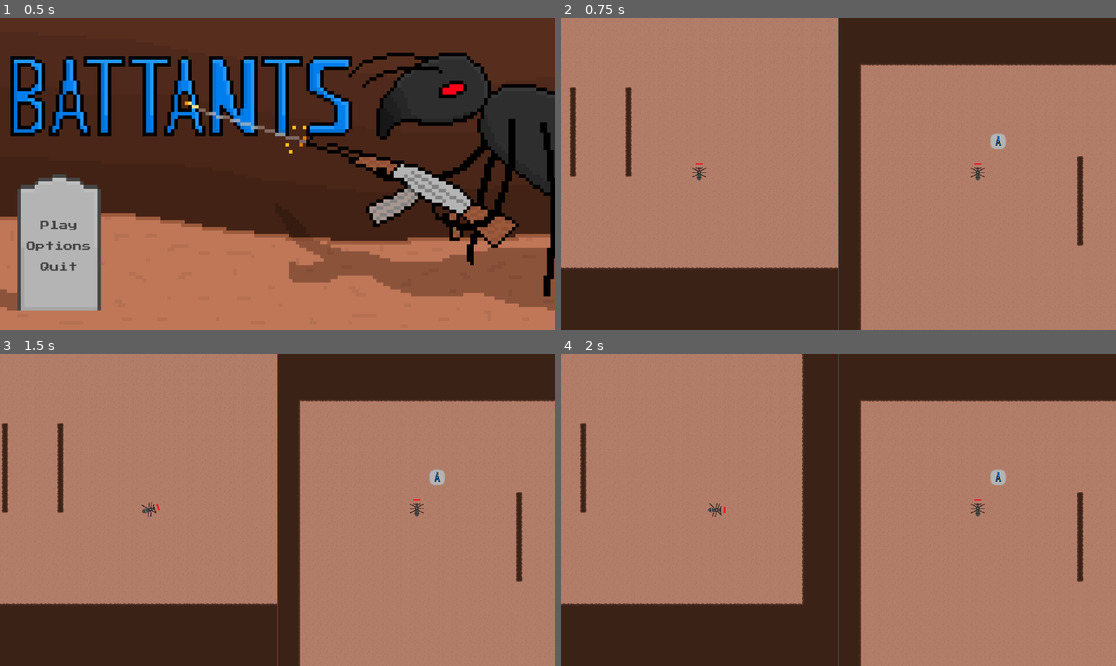
Above: before the commit, frames 1-4 (two rows, left to right).
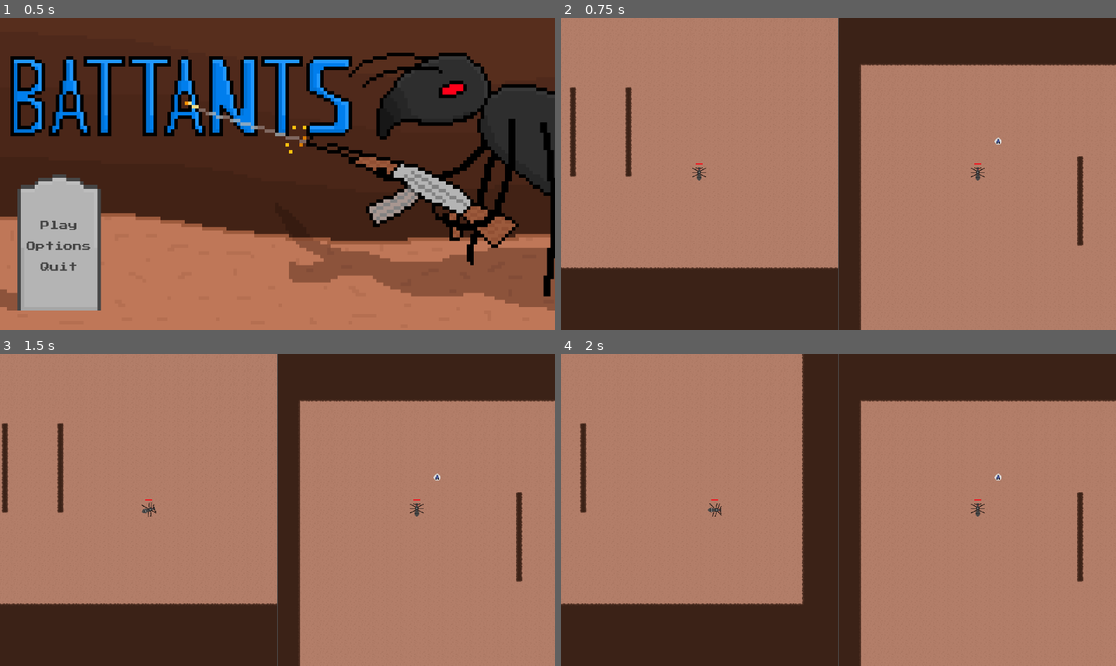
Above: after the commit, the same moments.

Repository: Poppi75/Battants
Game: Godot game, scene res://scenes/ui/main_menu.tscn
The game is run twice, just before and just after one commit, with the same random seed, the same clock (stepped at 60 frames per second) and the same inputs.
Inputs (mouse positions are in pixels of both pictures, inside the frame that each line leads up to):
- Up to frame 1 (0.5 s): no input
- Up to frame 2 (0.75 s): click "Play" at 0.5 s
- Up to frame 3 (1.5 s): tap Enter at 1.25 s; move the mouse to (399, 494) at 1.27 s; press the mouse at (399, 494) at 1.28 s; hold D (p1_right) from 1.28 s (still down)
- Up to frame 4 (2 s): keep holding D (p1_right)

Frame 1 is identical in both runs. In frame 2, 0.1% of the frame differs, in the area x 77-81%, y 36-43%; in frame 3, 0.1%; in frame 4, 0.1%, in the area x 27-81%, y 36-52%.

Commit message:
partly working testikapula and it's bullet

Diff:
--- a/scenes/items/random_pickup_coin.tscn
+++ b/scenes/items/random_pickup_coin.tscn
@@ -1,10 +1,10 @@
 [gd_scene load_steps=4 format=3 uid="uid://cbxe716fia0hc"]
 
 [ext_resource type="Script" uid="uid://bvgmcyeue8yys" path="res://scripts/items/random_pickup_coin.gd" id="1_udbg2"]
-[ext_resource type="Texture2D" uid="uid://da4yswmieo1lq" path="res://assets/item_art/random_pickup_coin.png" id="1_w0hs6"]
+[ext_resource type="Texture2D" uid="uid://d25j3m1jvke27" path="res://assets/item_art/pickup_coin.png" id="2_udbg2"]
 
 [sub_resource type="CircleShape2D" id="CircleShape2D_udbg2"]
-radius = 21.0
+radius = 8.0
 
 [node name="Area2D" type="Area2D"]
 z_index = 21
@@ -13,7 +13,7 @@
 script = ExtResource("1_udbg2")
 
 [node name="Sprite2D2" type="Sprite2D" parent="."]
-texture = ExtResource("1_w0hs6")
+texture = ExtResource("2_udbg2")
 
 [node name="CollisionShape2D" type="CollisionShape2D" parent="."]
 shape = SubResource("CircleShape2D_udbg2")
--- a/scenes/weapons/testi_kapula.tscn
+++ b/scenes/weapons/testi_kapula.tscn
@@ -1,6 +1,12 @@
-[gd_scene load_steps=2 format=3 uid="uid://dty5q2paghe2d"]
+[gd_scene load_steps=4 format=3 uid="uid://dty5q2paghe2d"]
 
-[ext_resource type="Texture2D" uid="uid://ffqfaus8m318" path="res://assets/weapons/testokapula.png" id="1_ndoca"]
+[ext_resource type="Texture2D" uid="uid://bupi4lic484ui" path="res://assets/weapons/testikapula.png" id="1_5pr8m"]
+[ext_resource type="Script" uid="uid://cb82medicrauj" path="res://scripts/weapons/testi_kapula.gd" id="2_y6uwb"]
+[ext_resource type="PackedScene" uid="uid://bfnfq3yhmdykk" path="res://scenes/weapons/testi_kapula_bullet.tscn" id="3_5pr8m"]
 
 [node name="TestiKapula" type="Sprite2D"]
-texture = ExtResource("1_ndoca")
+texture = ExtResource("1_5pr8m")
+script = ExtResource("2_y6uwb")
+bullet_scene = ExtResource("3_5pr8m")
+
+[node name="ShootPoint" type="Node2D" parent="."]
--- /dev/null
+++ b/scenes/weapons/testi_kapula_bullet.tscn
@@ -0,0 +1,23 @@
+[gd_scene load_steps=4 format=3 uid="uid://bfnfq3yhmdykk"]
+
+[ext_resource type="Texture2D" uid="uid://br7vdclb25633" path="res://assets/weapons/testiakapula_bullet.png" id="1_5gd2i"]
+[ext_resource type="Script" uid="uid://b765prips40x1" path="res://scripts/weapons/testi_kapula_bullet.gd" id="1_7l757"]
+
+[sub_resource type="CircleShape2D" id="CircleShape2D_7l757"]
+radius = 3.4135733
+
+[node name="Area2D" type="Area2D"]
+script = ExtResource("1_7l757")
+
+[node name="Sprite2D" type="Sprite2D" parent="."]
+texture = ExtResource("1_5gd2i")
+
+[node name="CollisionShape2D" type="CollisionShape2D" parent="."]
+scale = Vector2(1.7137619, -0.83697915)
+shape = SubResource("CircleShape2D_7l757")
+
+[node name="LifeTime" type="Timer" parent="."]
+wait_time = 3.0
+autostart = true
+
+[connection signal="timeout" from="LifeTime" to="." method="_on_life_time_timeout"]
--- a/scripts/items/random_pickup_coin.gd
+++ b/scripts/items/random_pickup_coin.gd
@@ -1,8 +1,4 @@
 extends Area2D
-
-
-
-
 
 func _on_body_entered(body: Node2D) -> void:
 	if body.is_in_group("players"):
--- a/scripts/player.gd
+++ b/scripts/player.gd
@@ -15,15 +15,17 @@
 
 @export var speed: float = 200.0
 @export var turn_speed: float = 8.0
+@export var orientation_offset: float = 0.0  # If your sprite faces a different default direction
 
 @export var controls: Resource
 
 @onready var anim: AnimatedSprite2D = $AnimatedSprite2D
+@onready var col_shape: CollisionShape2D = $CollisionShape2D
 
+var _facing_angle: float = 0.0  # Track the visual/collision facing separately from the body
 
 func _ready() -> void:
 	randomize()
-
 
 func pickup() -> void:
 	var item_type: String = _pick_random_item_type()
@@ -39,7 +41,6 @@
 			_equip_item(ability_items, ability_socket)
 		"utility":
 			_equip_item(utility_items, utility_socket)
-
 
 # -------------------------------------------------
 # Internal helpers
@@ -62,7 +63,6 @@
 
 	return available.pick_random()
 
-
 func _equip_item(item_list: Array[PackedScene], socket: Node2D) -> void:
 	if item_list.is_empty():
 		return
@@ -83,7 +83,6 @@
 		item.rotation = 0.0
 		item.scale = Vector2.ONE
 
-
 # -------------------------------------------------
 # Movement
 # -------------------------------------------------
@@ -99,8 +98,13 @@
 	velocity = input_dir * speed
 
 	if input_dir != Vector2.ZERO:
-		var target_angle: float = Vector2.UP.angle_to(input_dir)
-		rotation = lerp_angle(rotation, target_angle, turn_speed * delta)
+		# Compute desired facing (0 at UP, increasing clockwise), then smooth it
+		var target_angle: float = Vector2.UP.angle_to(input_dir) + orientation_offset
+		_facing_angle = lerp_angle(_facing_angle, target_angle, turn_speed * delta)
+
+		# Rotate ONLY the visual and collision children, not the CharacterBody2D
+		anim.rotation = _facing_angle
+		col_shape.rotation = _facing_angle
 
 		if anim.animation != "walk":
 			anim.play("walk")
--- /dev/null
+++ b/scripts/weapons/testi_kapula.gd
@@ -0,0 +1,40 @@
+extends Sprite2D
+
+@export var bullet_scene: PackedScene
+
+
+@onready var shoot_point: Node2D = $ShootPoint
+
+
+func _process(_delta: float) -> void:
+	_aim_at_cursor()
+	_handle_shooting()
+
+func _aim_at_cursor() -> void:
+	var mouse_pos = get_global_mouse_position()
+	var dir = (mouse_pos - global_position)
+	rotation = dir.angle()
+
+func _handle_shooting() -> void:
+	if Input.is_action_pressed("p1_attack"):
+		_shoot()
+
+func _shoot() -> void:
+	if bullet_scene == null:
+		push_warning("Assign a Bullet scene to 'bullet_scene' in the Inspector.")
+		return
+
+	var bullet = bullet_scene.instantiate()
+	# Add to the current scene so global transforms work as expected
+	get_tree().current_scene.add_child(bullet)
+
+	# Spawn at the ShootPoint and aim in the current direction
+	bullet.global_position = shoot_point.global_position
+	bullet.rotation = rotation
+
+	# If your bullet script uses a direction/velocity, you can optionally set it like this:
+	# var dir := Vector2.RIGHT.rotated(bullet.rotation)
+	# if bullet.has_method("set_direction"):
+	#     bullet.set_direction(dir)
+	# elif bullet.has_variable("velocity"):
+	#     bullet.velocity = dir * (bullet.speed if bullet.has_variable("speed") else 600.0)
--- /dev/null
+++ b/scripts/weapons/testi_kapula_bullet.gd
@@ -0,0 +1,14 @@
+extends Area2D
+
+@export var speed: float = 800.0
+@export var auto_free_time: float = 3.0  # Optional: bullet despawns after this many seconds. Set to 0 to disable.
+
+
+func _physics_process(delta: float) -> void:
+	# Move forward based on current rotation (0 rad faces right).
+	global_position += Vector2.RIGHT.rotated(rotation) * speed * delta
+
+
+
+func _on_life_time_timeout() -> void:
+	queue_free()
Binary file added: assets/item_art/pickup_coin.png
Not shown, added: assets/item_art/pickup_coin.png.import
Binary file added: assets/weapons/testiakapula_bullet.png
Not shown, added: assets/weapons/testiakapula_bullet.png.import
Binary file added: assets/weapons/testikapula.png
Not shown, added: assets/weapons/testikapula.png.import
Not shown, added: scripts/weapons/testi_kapula.gd.uid
Not shown, added: scripts/weapons/testi_kapula_bullet.gd.uid
